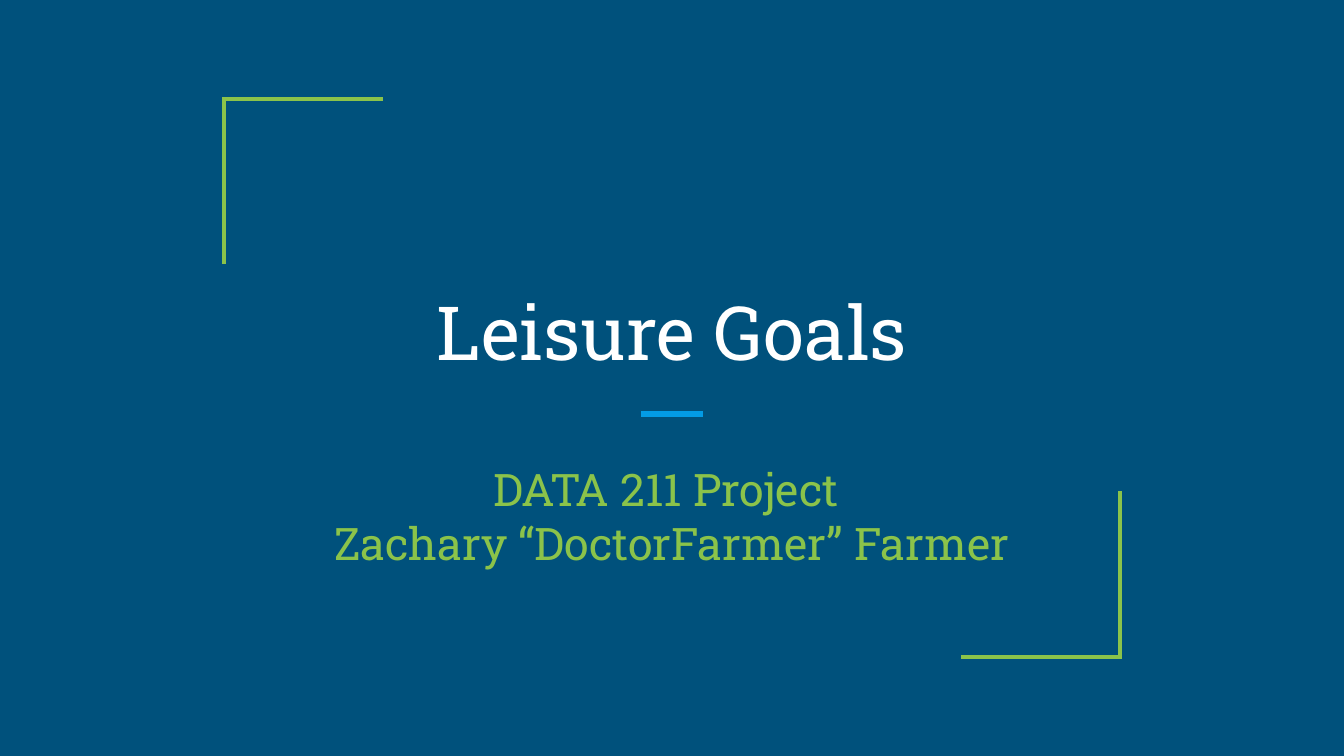
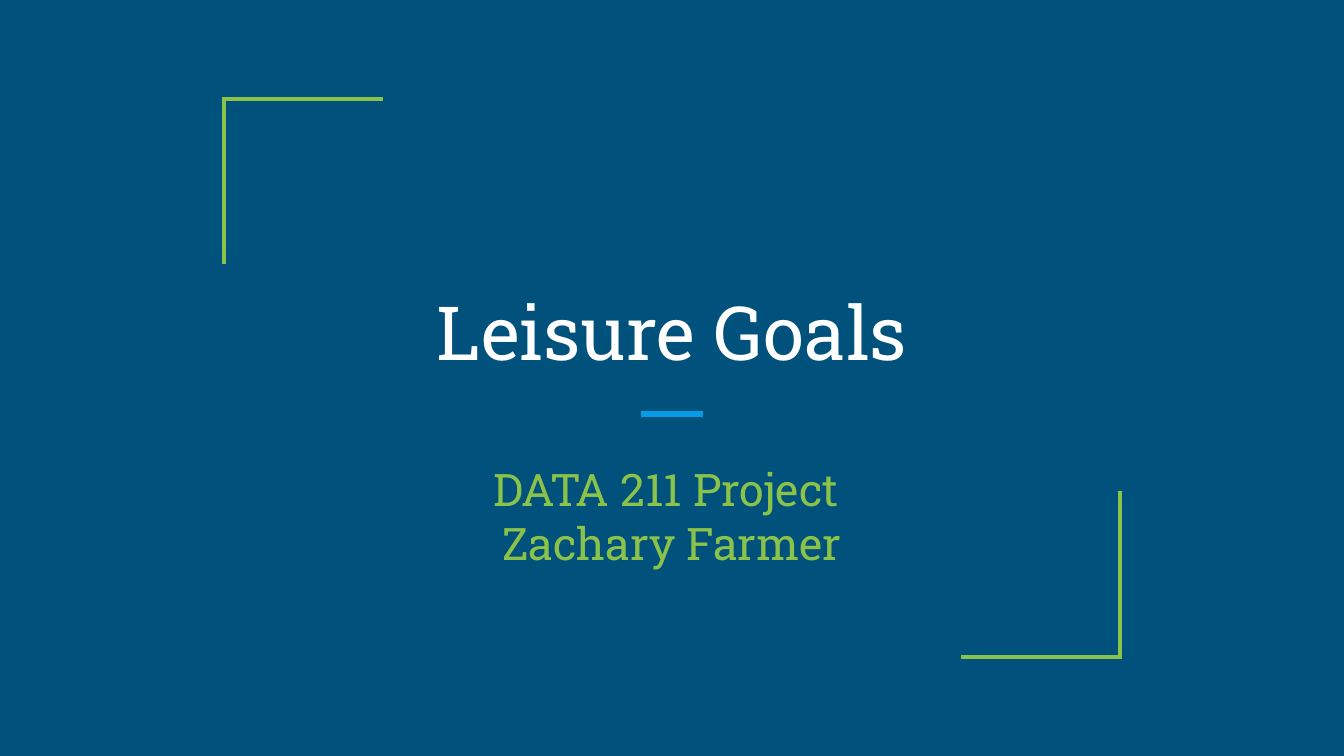
Before and after one commit to DoctorFarmer/DataScienceDegree, a slide deck: slide 1 of Data211 Project.pptx. Drawn at 1344x756 pixels with LibreOffice and Linux fonts; fonts in the diff are those of the drawing. Boxes give left, top, right and bottom in pixels: in the first picture for what was removed or moved away, otherwise in the second. Text is boxed around its words. In the diff, an @@ line names an element or a change of style, - is before the commit and + after.

```diff
--- a/Data211 Project.pptx
+++ b/Data211 Project.pptx
@@ subtitle at (502, 526, 841, 570): text changed @@
-Zachary “DoctorFarmer” Farmer
+Zachary Farmer
```
Also in this commit, not shown: 4 other slides changed.
